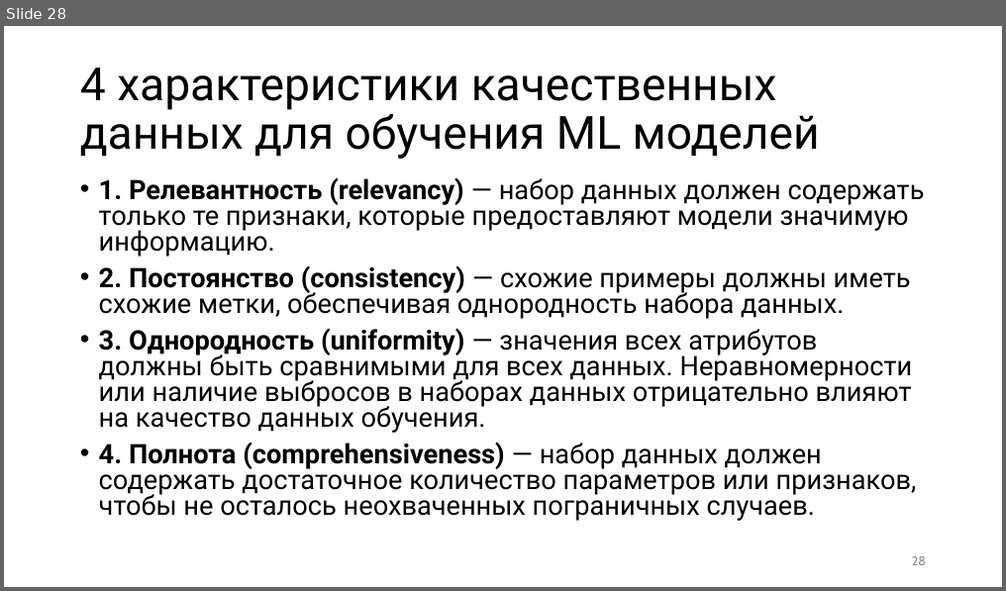
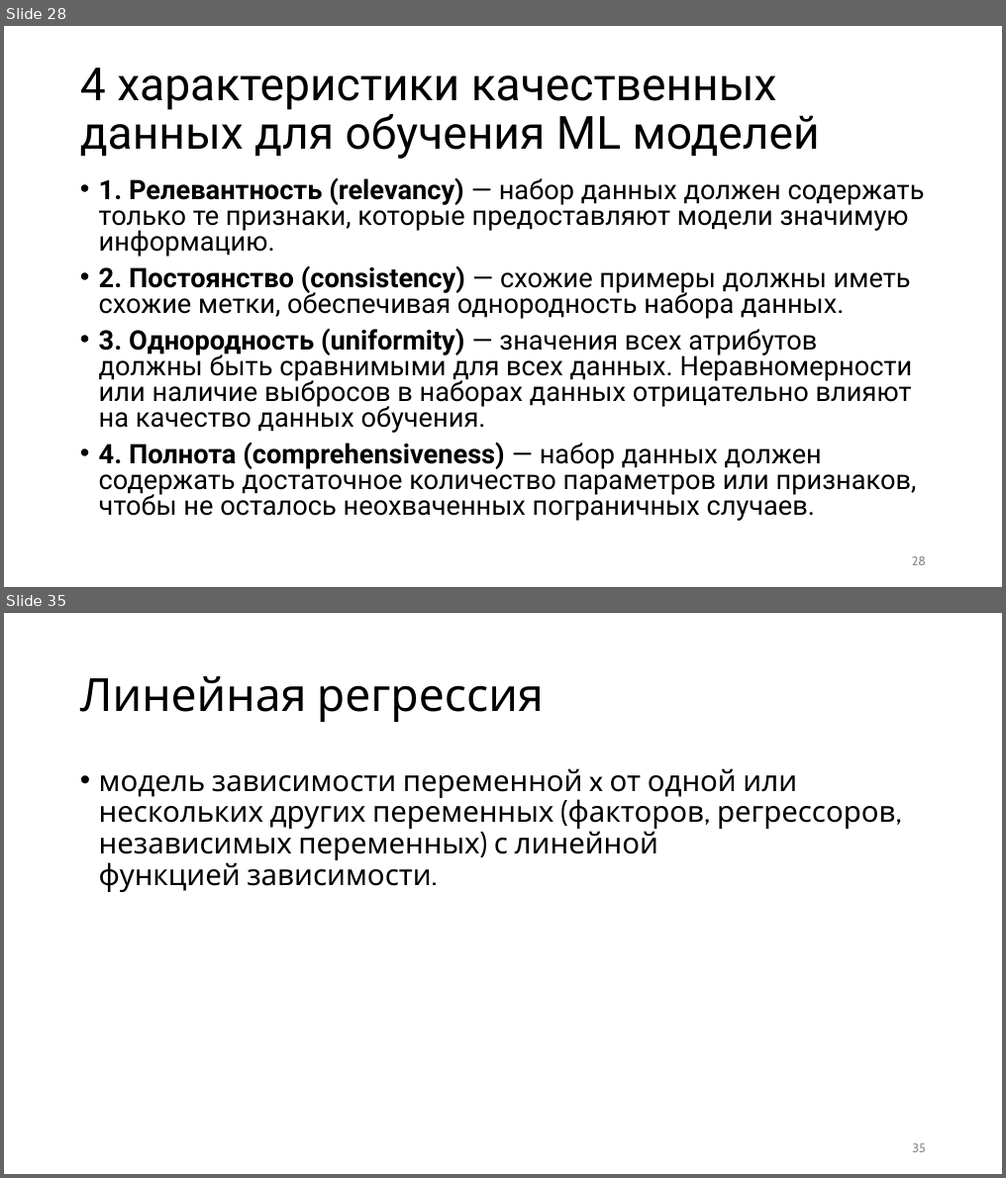
Before and after one commit to kurmakaevAlsu/ML_kurs2022, a slide deck: Машинное обучение.pptx. Shown one above the other, each under a label of ours: slide 28 before the commit, slides 28 and 35 after it; the slides between them are not shown. The pictures are 1006x591 and 1006x1178 pixels, drawn with LibreOffice and Linux fonts; fonts in the diff are those of the drawing. Boxes give left, top, right and bottom in pixels: in the first picture for what was removed or moved away, otherwise in the second. Text is boxed around its words. In the diff, an @@ line names an element or a change of style, - is before the commit and + after.

```diff
--- a/Машинное обучение.pptx
+++ b/Машинное обучение.pptx
@@ slide 35 added at bbox=[4, 613, 1002, 1174], background #FFFFFF @@
@@ title added at bbox=[80, 676, 544, 722], 44 pt, text #000000 @@
+Линейная регрессия
@@ text added at bbox=[99, 768, 895, 892], 28 pt, text #000000 @@
+• модель зависимости переменной x от одной или нескольких других переменных (факторов, регрессоров, независимых переменных) с линейной функцией зависимости.
@@ page number added at bbox=[912, 1144, 926, 1153], 12 pt, text #8C8C8C @@
+35
```
Also in this commit, not shown: 14 other slides added.
